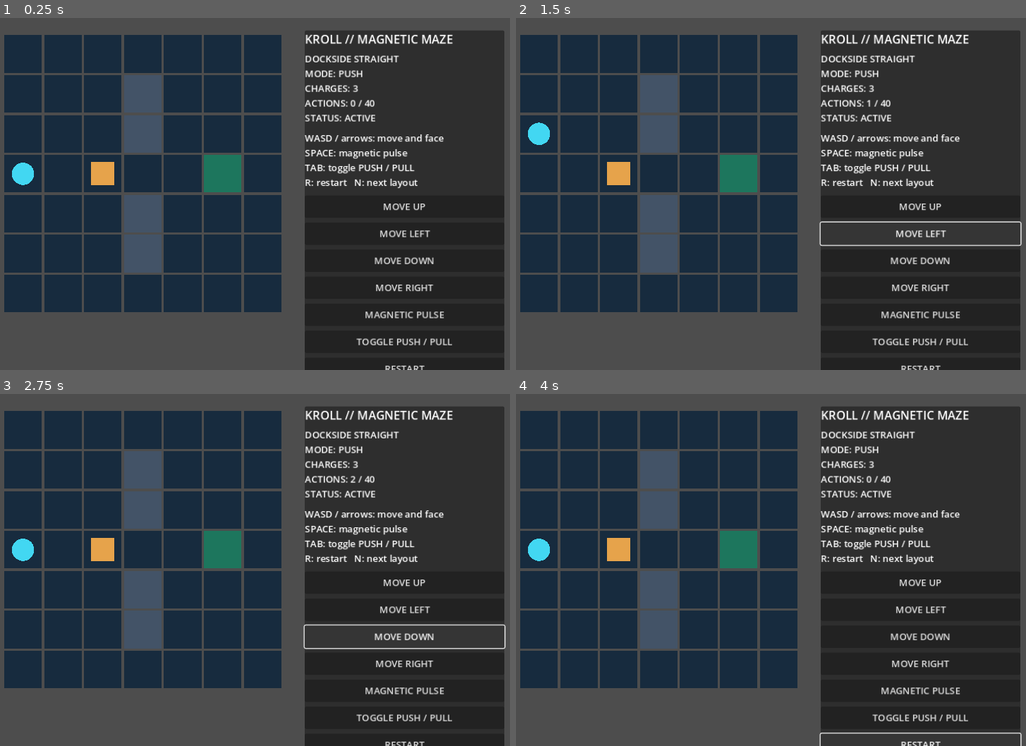
Above: before the commit, frames 1-4 (two rows, left to right).
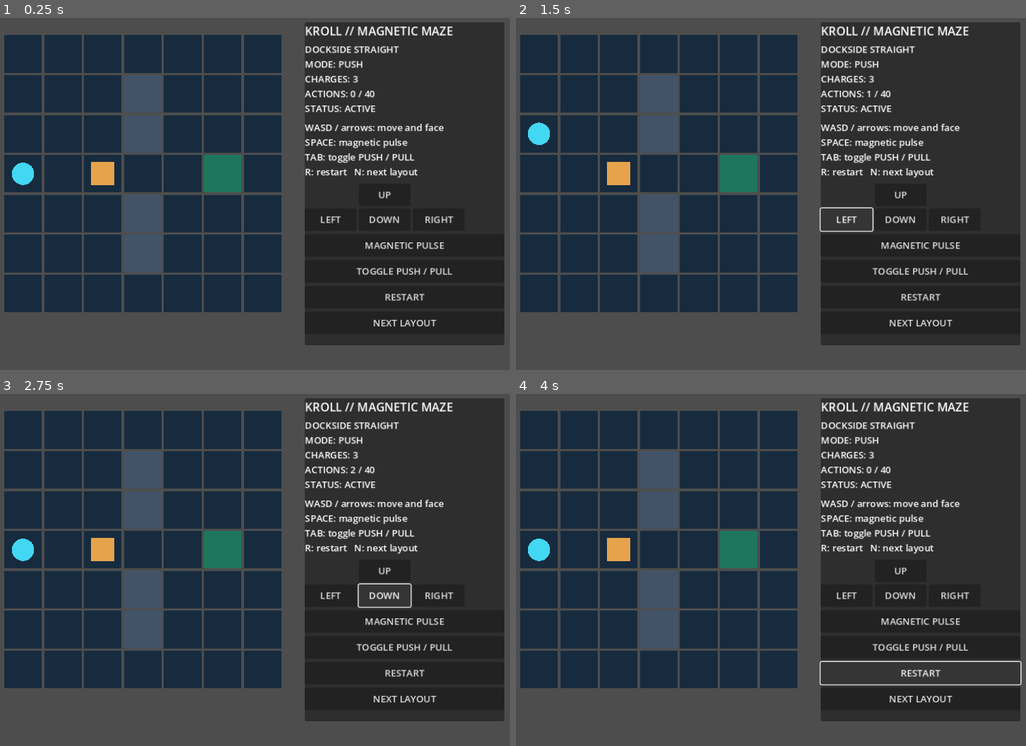
Above: after the commit, the same moments.

Repository: qaqp980520-prog/2126-Survival
Game: Godot game, scene res://main.tscn
The game is run twice, just before and just after one commit, with the same random seed, the same clock (stepped at 60 frames per second) and the same inputs.
Inputs:
- Up to frame 1 (0.25 s): no input
- Up to frame 2 (1.5 s): click "MOVE UP" (after the commit: "UP") at 0.5 s; click "MOVE LEFT" (after the commit: "LEFT") at 1.25 s
- Up to frame 3 (2.75 s): click "MOVE DOWN" (after the commit: "DOWN") at 2 s
- Up to frame 4 (4 s): click "MOVE RIGHT" (after the commit: "RIGHT") at 2.75 s; click "RESTART" at 3.5 s

The runs differ from the first frame. In frame 1, 9.2% of the frame differs, in the area x 59-99%, y 1-100%; in frame 2, 9.7%; in frame 3, 9.7%, in the area x 59-100%, y 1-100%; in frame 4, 8.3%.

Commit message:
Polish Magnetic Maze controls and rules portability

Diff:
--- a/daily_games/KROLL_Magnetic_Maze/main.gd
+++ b/daily_games/KROLL_Magnetic_Maze/main.gd
@@ -41,12 +41,12 @@
 	add_child(hud)
 	var panel := PanelContainer.new()
 	panel.name = "ControlPanel"
-	panel.position = Vector2(560.0, 62.0)
-	panel.custom_minimum_size = Vector2(340.0, 500.0)
+	panel.position = Vector2(560.0, 48.0)
+	panel.custom_minimum_size = Vector2(340.0, 550.0)
 	hud.add_child(panel)
 	var layout := VBoxContainer.new()
 	layout.name = "Layout"
-	layout.add_theme_constant_override("separation", 8)
+	layout.add_theme_constant_override("separation", 6)
 	panel.add_child(layout)
 
 	var title := Label.new()
@@ -56,29 +56,41 @@
 
 	status_label = Label.new()
 	status_label.name = "StatusLabel"
-	status_label.custom_minimum_size = Vector2(300.0, 120.0)
+	status_label.custom_minimum_size = Vector2(300.0, 96.0)
 	status_label.add_theme_font_size_override("font_size", 16)
 	layout.add_child(status_label)
 
 	help_label = Label.new()
 	help_label.text = "WASD / arrows: move and face\nSPACE: magnetic pulse\nTAB: toggle PUSH / PULL\nR: restart   N: next layout"
-	help_label.custom_minimum_size = Vector2(300.0, 90.0)
+	help_label.custom_minimum_size = Vector2(300.0, 72.0)
 	layout.add_child(help_label)
 
-	_add_button(layout, "MoveUp", "MOVE UP", Callable(self, "_move_up"))
-	_add_button(layout, "MoveLeft", "MOVE LEFT", Callable(self, "_move_left"))
-	_add_button(layout, "MoveDown", "MOVE DOWN", Callable(self, "_move_down"))
-	_add_button(layout, "MoveRight", "MOVE RIGHT", Callable(self, "_move_right"))
+	var dpad := GridContainer.new()
+	dpad.name = "DPad"
+	dpad.columns = 3
+	layout.add_child(dpad)
+	_add_spacer(dpad)
+	_add_button(dpad, "MoveUp", "UP", Callable(self, "_move_up"), Vector2(88.0, 38.0))
+	_add_spacer(dpad)
+	_add_button(dpad, "MoveLeft", "LEFT", Callable(self, "_move_left"), Vector2(88.0, 38.0))
+	_add_button(dpad, "MoveDown", "DOWN", Callable(self, "_move_down"), Vector2(88.0, 38.0))
+	_add_button(dpad, "MoveRight", "RIGHT", Callable(self, "_move_right"), Vector2(88.0, 38.0))
+
 	_add_button(layout, "Pulse", "MAGNETIC PULSE", Callable(self, "_pulse"))
 	_add_button(layout, "ToggleMode", "TOGGLE PUSH / PULL", Callable(self, "_toggle_mode"))
 	_add_button(layout, "Restart", "RESTART", Callable(self, "_restart"))
 	_add_button(layout, "NextLevel", "NEXT LAYOUT", Callable(self, "_next_level"))
 
-func _add_button(parent: Control, node_name: String, caption: String, callback: Callable) -> Button:
+func _add_spacer(parent: Control) -> void:
+	var spacer := Control.new()
+	spacer.custom_minimum_size = Vector2(88.0, 38.0)
+	parent.add_child(spacer)
+
+func _add_button(parent: Control, node_name: String, caption: String, callback: Callable, minimum_size: Vector2 = Vector2(300.0, 38.0)) -> Button:
 	var button := Button.new()
 	button.name = node_name
 	button.text = caption
-	button.custom_minimum_size = Vector2(300.0, 38.0)
+	button.custom_minimum_size = minimum_size
 	parent.add_child(button)
 	button.pressed.connect(callback)
 	return button
--- a/daily_games/KROLL_Magnetic_Maze/rules.gd
+++ b/daily_games/KROLL_Magnetic_Maze/rules.gd
@@ -131,4 +131,4 @@
 
 
 static func _is_cardinal(direction: Vector2i) -> bool:
-	return absi(direction.x) + absi(direction.y) == 1
+	return abs(direction.x) + abs(direction.y) == 1
